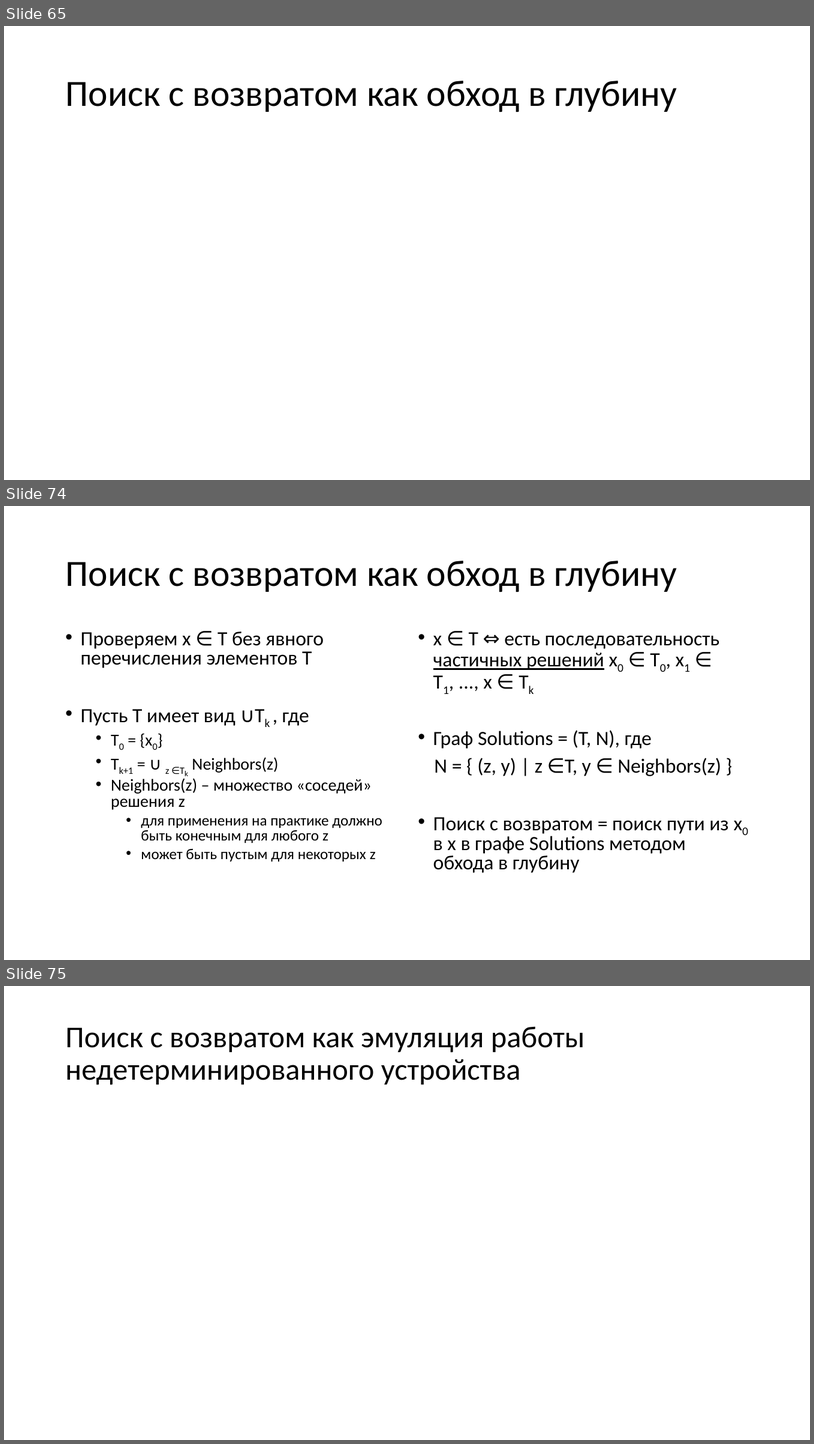
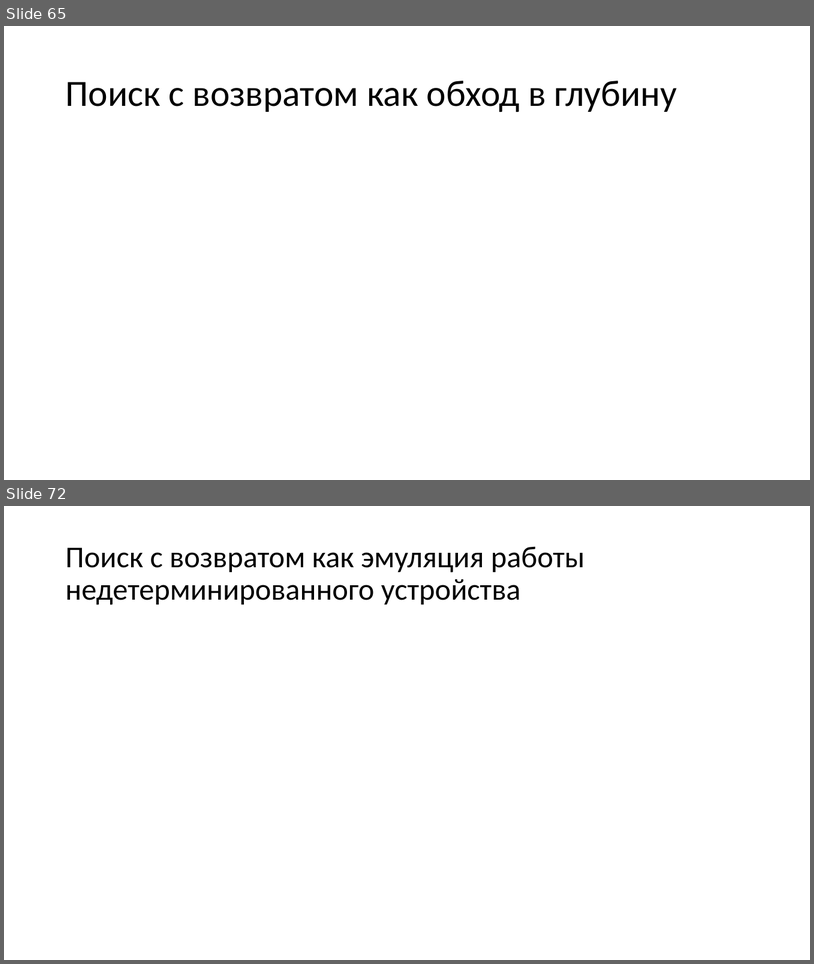
Before and after one commit to Evgueni-Petrov-aka-espetrov/Algorithms-and-Programming-in-C-pptx, a slide deck: 20 Алгоритмы с возвратом.pptx. Shown one above the other, each under a label of ours: slides 65, 74 and 75 before the commit, slides 65 and 72 after it; the slides between them are not shown. The pictures are 814x1444 and 814x964 pixels, drawn with LibreOffice and Linux fonts; fonts in the diff are those of the drawing. Boxes give left, top, right and bottom in pixels: in the first picture for what was removed or moved away, otherwise in the second. Text is boxed around its words. In the diff, an @@ line names an element or a change of style, - is before the commit and + after.

Commit message:
уточнил описание поиска с возвратом через dfs

```diff
--- a/20 Алгоритмы с возвратом.pptx
+++ b/20 Алгоритмы с возвратом.pptx
@@ slide 74 removed at [4,506,810,960], background #FFFFFF @@
@@ title removed at [65,561,678,592] @@
-Поиск с возвратом как обход в глубину
@@ text removed at [81,631,383,861] @@
-• Проверяем x ∈ T без явного перечисления элементов T
-• Пусть T имеет вид ∪Tk , где
-  • T0 = {x0}
-  • Tk+1 = ∪ z ∈Tk Neighbors(z)
-  • Neighbors(z) – множество «соседей» решения z
-    • для применения на практике должно быть конечным для любого z
-    • может быть пустым для некоторых z
@@ text removed at [434,632,729,873] @@
-• x ∈ T ⇔ есть последовательность частичных решений x0 ∈ T0, x1 ∈ T1, ..., x ∈ Tk
-• Граф Solutions = (T, N), где
-N = { (z, y) | z ∈T, y ∈ Neighbors(z) }
-• Поиск с возвратом = поиск пути из x0 в x в графе Solutions методом обхода в глубину
@@ what was slide 75 is now slide 72 @@
```
Also in this commit, not shown: 15 slides changed, 2 other slides removed.
